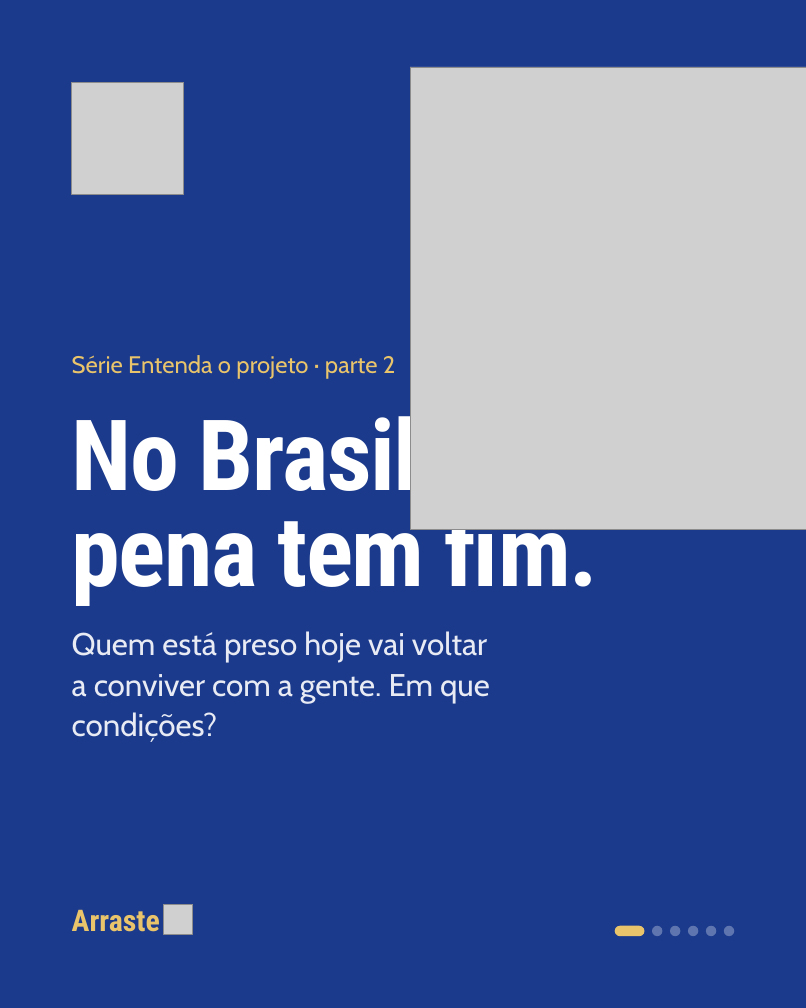
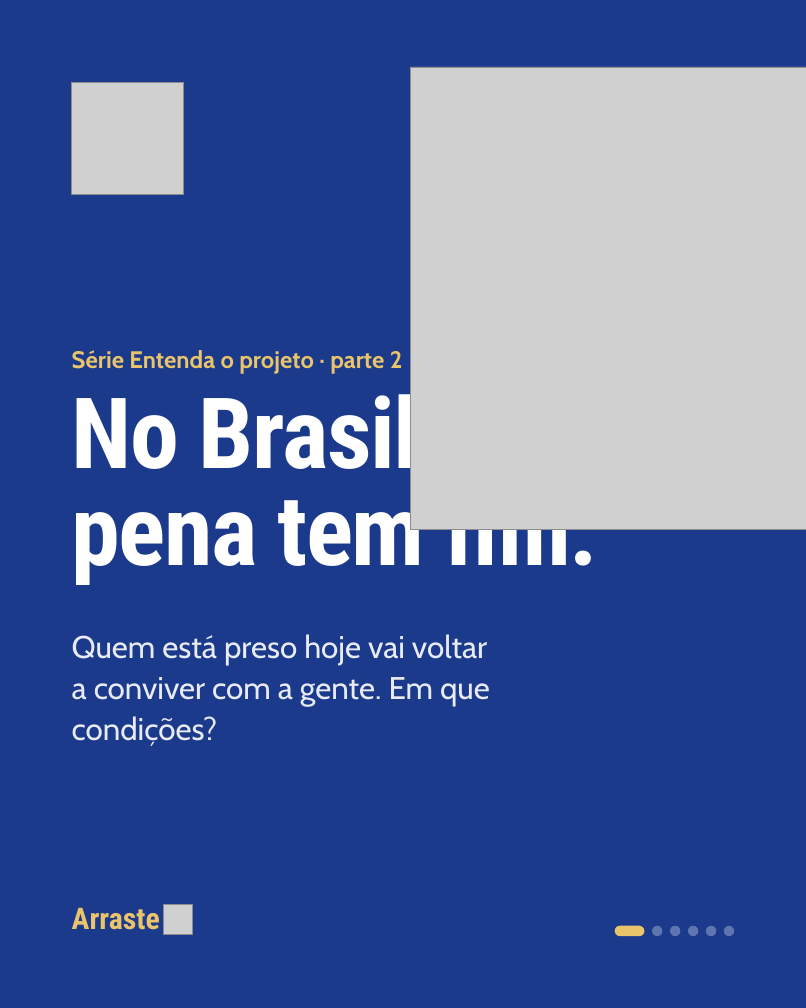
Before and after one commit to GabrielMedici/Efeito-Rebote, a slide deck: slide 1 of entregas/posts/site/kit/editavel/efeito-rebote-qua-14-10.pptx. Drawn at 806x1008 pixels with LibreOffice and Linux fonts; fonts in the diff are those of the drawing; grey boxes stand for pictures. Boxes give left, top, right and bottom in pixels: in the first picture for what was removed or moved away, otherwise in the second. Text is boxed around its words. In the diff, an @@ line names an element or a change of style, - is before the commit and + after.

```diff
--- a/entregas/posts/site/kit/editavel/efeito-rebote-qua-14-10.pptx
+++ b/entregas/posts/site/kit/editavel/efeito-rebote-qua-14-10.pptx
@@ text "Série Entenda o projeto · ..." at [72, 350, 403, 374]: bold on @@
@@ text "No Brasil, toda pena tem ...": place and size @@
-text "No Brasil, toda pena tem ..." at [72, 400, 598, 610]
+text "No Brasil, toda pena tem ..." at [72, 379, 598, 588]
@@ text "Quem está preso hoje vai ...": place and size @@
-text "Quem está preso hoje vai ..." at [72, 631, 490, 742]
+text "Quem está preso hoje vai ..." at [72, 634, 490, 746]
```
Also in this commit, not shown: 5 other slides changed, 18 other files.
